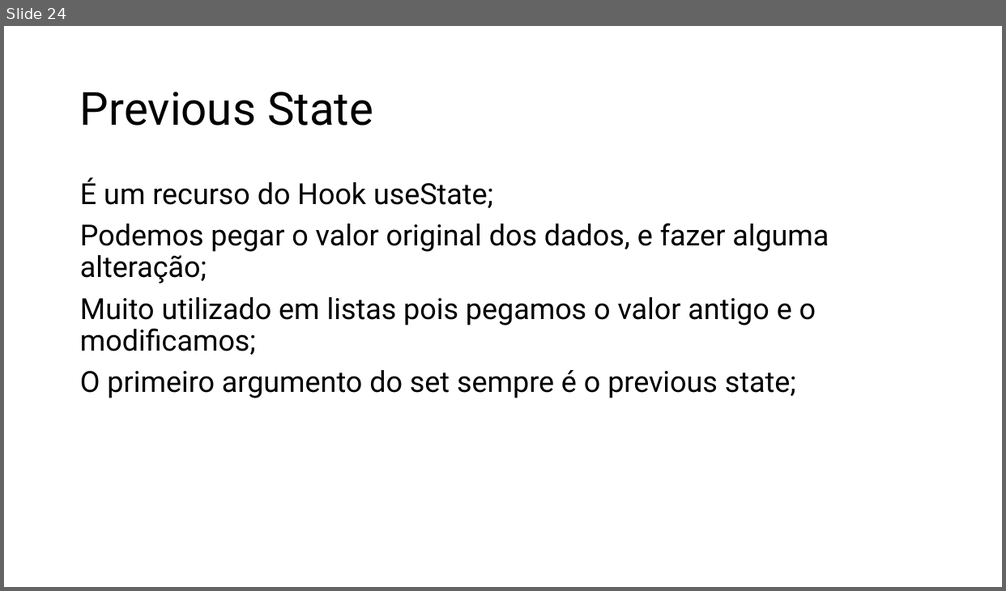
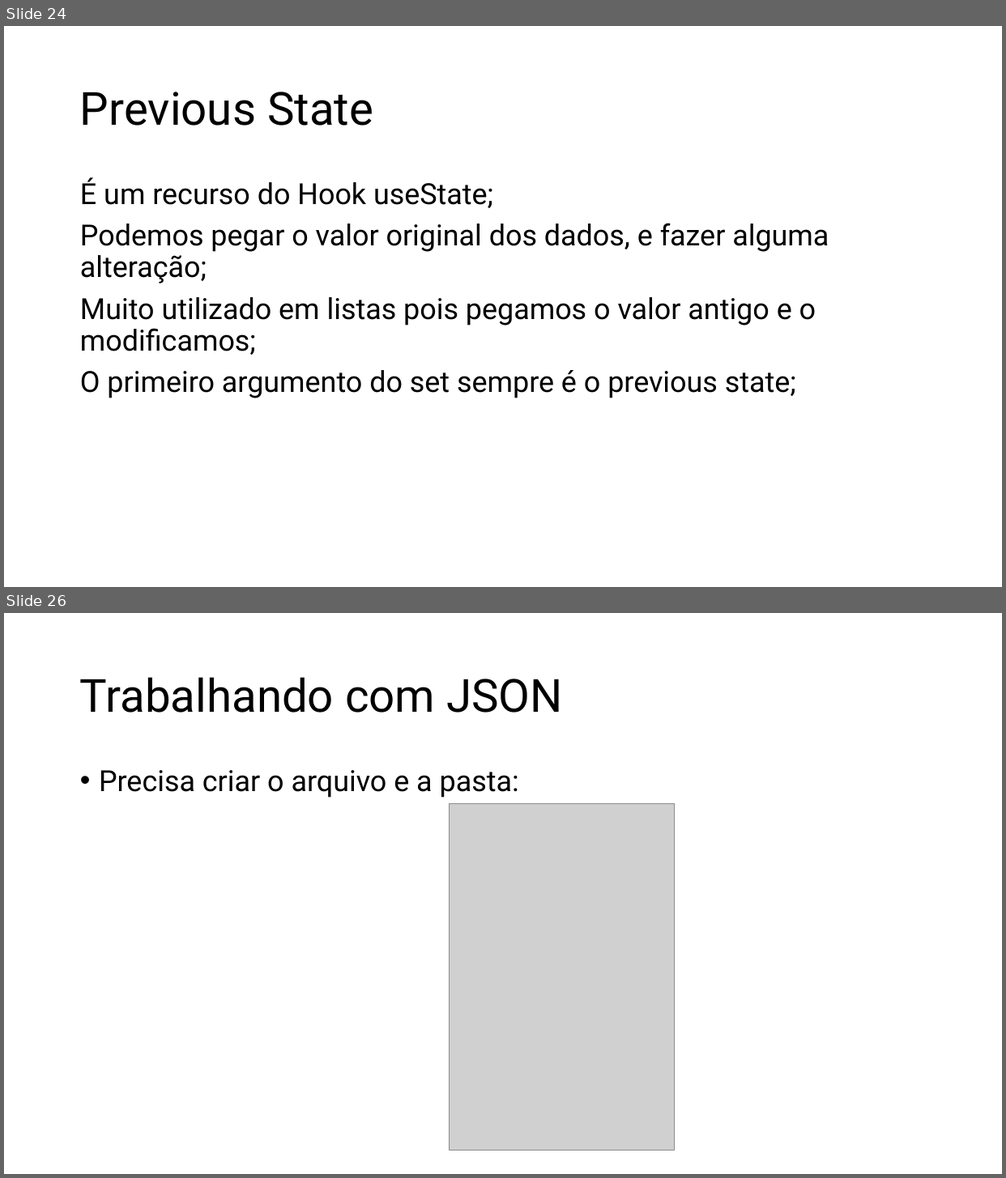
Before and after one commit to RogerSobral/h_codar_react, a slide deck: React.pptx. Shown one above the other, each under a label of ours: slide 24 before the commit, slides 24 and 26 after it; the slides between them are not shown. The pictures are 1006x591 and 1006x1178 pixels, drawn with LibreOffice and Linux fonts; fonts in the diff are those of the drawing; grey boxes stand for pictures. Boxes give left, top, right and bottom in pixels: in the first picture for what was removed or moved away, otherwise in the second. Text is boxed around its words. In the diff, an @@ line names an element or a change of style, - is before the commit and + after.

Commit message:
json_server
Inicio da aula de json_server

```diff
--- a/React.pptx
+++ b/React.pptx
@@ slide 26 added at [4, 613, 1002, 1174], background #FFFFFF @@
@@ title added at [80, 677, 563, 713], 44 pt, text #000000 @@
+Trabalhando com JSON
@@ text added at [99, 770, 519, 798], 28 pt, text #000000 @@
+• Precisa criar o arquivo e a pasta:
@@ picture added at [450, 804, 675, 1151] @@
```
Also in this commit, not shown: 1 slide changed, 3 other slides added, 15 other files.
